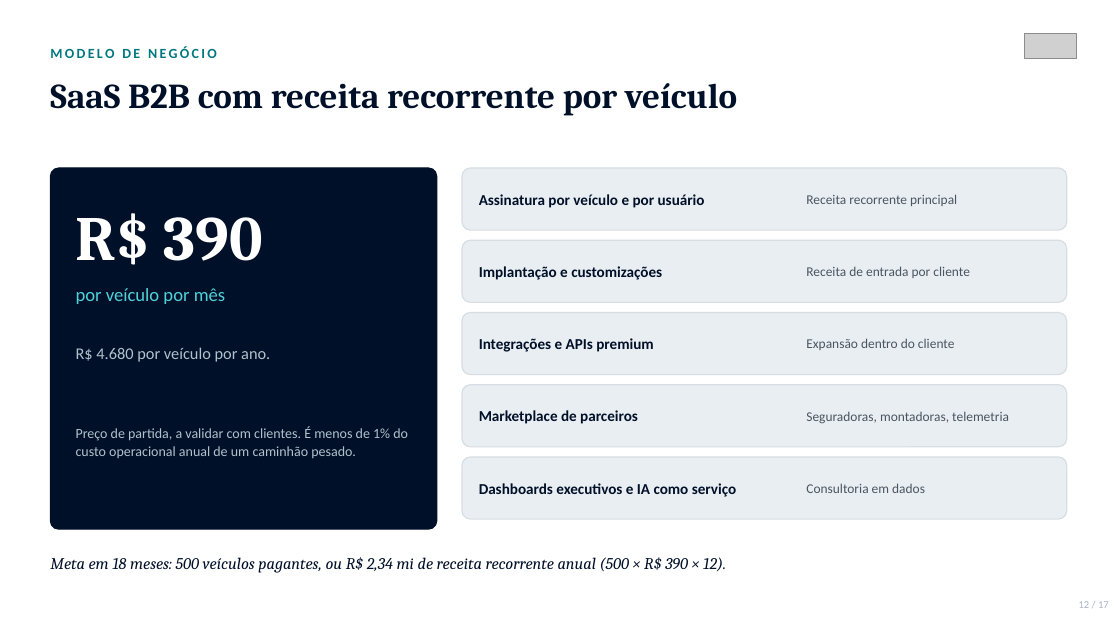
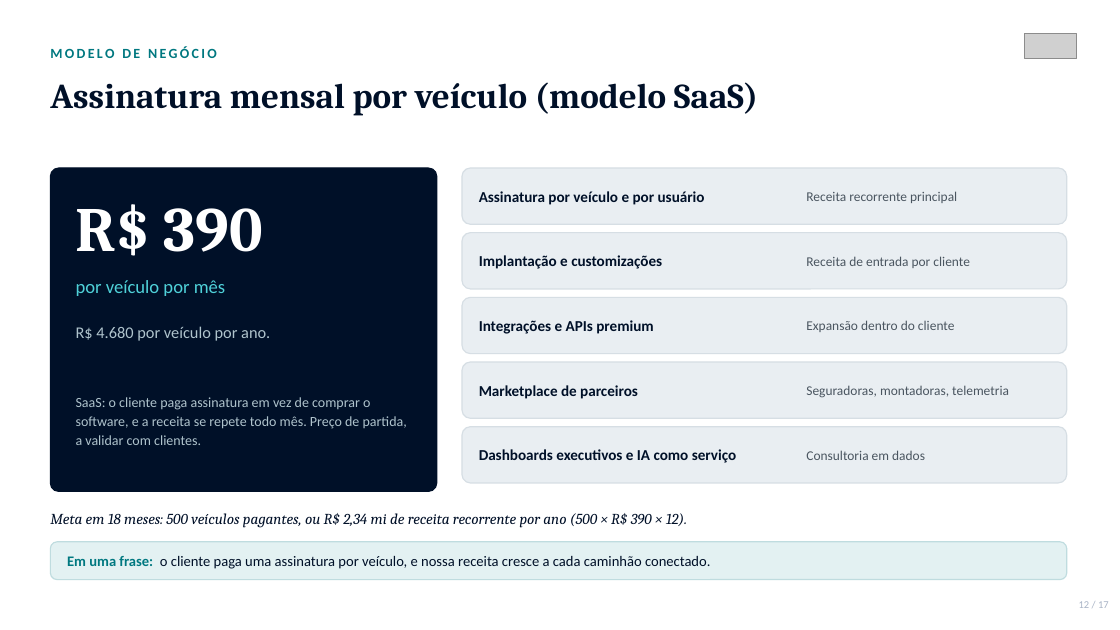
Before and after one commit to phdandrade-pixel/fleetmind-ai, a slide deck: slide 12 of pitch/FleetMind_AI_Apresentacao_Executiva.pptx. Drawn at 1120x630 pixels with LibreOffice and Linux fonts; fonts in the diff are those of the drawing; grey boxes stand for pictures. Boxes give left, top, right and bottom in pixels: in the first picture for what was removed or moved away, otherwise in the second. Text is boxed around its words. In the diff, an @@ line names an element or a change of style, - is before the commit and + after.

```diff
--- a/pitch/FleetMind_AI_Apresentacao_Executiva.pptx
+++ b/pitch/FleetMind_AI_Apresentacao_Executiva.pptx
@@ text at [50, 82, 758, 115]: text changed @@
-SaaS B2B com receita recorrente por veículo
+Assinatura mensal por veículo (modelo SaaS)
@@ rounded rectangle: place and size @@
-rounded rectangle at [50, 168, 437, 529]
+rounded rectangle at [50, 168, 437, 492]
@@ rounded rectangle: place and size @@
-rounded rectangle at [462, 168, 1067, 230]
+rounded rectangle at [462, 168, 1067, 224]
@@ text "R$ 390": place and size @@
-text "R$ 390" at [76, 213, 263, 265]
+text "R$ 390" at [76, 204, 263, 256]
@@ rounded rectangle: place and size @@
-rounded rectangle at [462, 240, 1067, 302]
+rounded rectangle at [462, 233, 1067, 289]
@@ text "Implantação e customizações": place and size @@
-text "Implantação e customizações" at [479, 266, 662, 280]
+text "Implantação e customizações" at [479, 255, 662, 269]
@@ text "Receita de entrada por cliente": place and size @@
-text "Receita de entrada por cliente" at [806, 266, 970, 278]
+text "Receita de entrada por cliente" at [806, 256, 970, 268]
@@ text "por veículo por mês": place and size @@
-text "por veículo por mês" at [76, 288, 225, 304]
+text "por veículo por mês" at [76, 280, 225, 296]
@@ rounded rectangle: place and size @@
-rounded rectangle at [462, 313, 1067, 375]
+rounded rectangle at [462, 297, 1067, 354]
@@ text "Integrações e APIs premium": place and size @@
-text "Integrações e APIs premium" at [479, 338, 653, 352]
+text "Integrações e APIs premium" at [479, 320, 653, 334]
@@ text "Expansão dentro do cliente": place and size @@
-text "Expansão dentro do cliente" at [806, 338, 954, 350]
+text "Expansão dentro do cliente" at [806, 320, 954, 332]
@@ text "R$ 4.680 por veículo por ...": place and size @@
-text "R$ 4.680 por veículo por ..." at [76, 347, 270, 362]
+text "R$ 4.680 por veículo por ..." at [76, 326, 270, 341]
@@ rounded rectangle: place and size @@
-rounded rectangle at [462, 385, 1067, 447]
+rounded rectangle at [462, 362, 1067, 418]
@@ text "Marketplace de parceiros": place and size @@
-text "Marketplace de parceiros" at [479, 410, 638, 424]
+text "Marketplace de parceiros" at [479, 385, 638, 399]
@@ text "Seguradoras, montadoras, telemetria": place and size @@
-text "Seguradoras, montadoras, telemetria" at [806, 411, 1009, 424]
+text "Seguradoras, montadoras, telemetria" at [806, 385, 1009, 398]
@@ text at [76, 397, 407, 445]: text changed @@
-Preço de partida, a validar com clientes. É menos de 1% do custo operacional anual de um caminhão pesado.
+SaaS: o cliente paga assinatura em vez de comprar o software, e a receita se repete todo mês. Preço de partida, a validar com clientes.
@@ proportions changed in 6 elements at [462, 168, 1067, 224], [462, 233, 1067, 289], [462, 297, 1067, 354], [50, 168, 437, 492], [462, 362, 1067, 418], [462, 427, 1067, 483] @@
@@ rounded rectangle: place and size @@
-rounded rectangle at [462, 457, 1067, 519]
+rounded rectangle at [462, 427, 1067, 483]
@@ text "Dashboards executivos e IA como ...": place and size @@
-text "Dashboards executivos e IA como ..." at [479, 483, 736, 497]
+text "Dashboards executivos e IA como ..." at [479, 449, 736, 463]
@@ text "Consultoria em dados": place and size @@
-text "Consultoria em dados" at [806, 483, 925, 493]
+text "Consultoria em dados" at [806, 450, 925, 460]
@@ text at [50, 513, 687, 528]: text changed; size 14 to 13 pt @@
-Meta em 18 meses: 500 veículos pagantes, ou R$ 2,34 mi de receita recorrente anual (500 × R$ 390 × 12).
+Meta em 18 meses: 500 veículos pagantes, ou R$ 2,34 mi de receita recorrente por ano (500 × R$ 390 × 12).
@@ rounded rectangle added at [50, 542, 1067, 580], fill #E3F1F2, outline #BFDCDF 1 pt @@
@@ text added at [67, 556, 710, 569], 12.5 pt, text #001028 @@
+Em uma frase: o cliente paga uma assinatura por veículo, e nossa receita cresce a cada caminhão conectado.
```
Also in this commit, not shown: 14 other slides changed, 1 other file.
